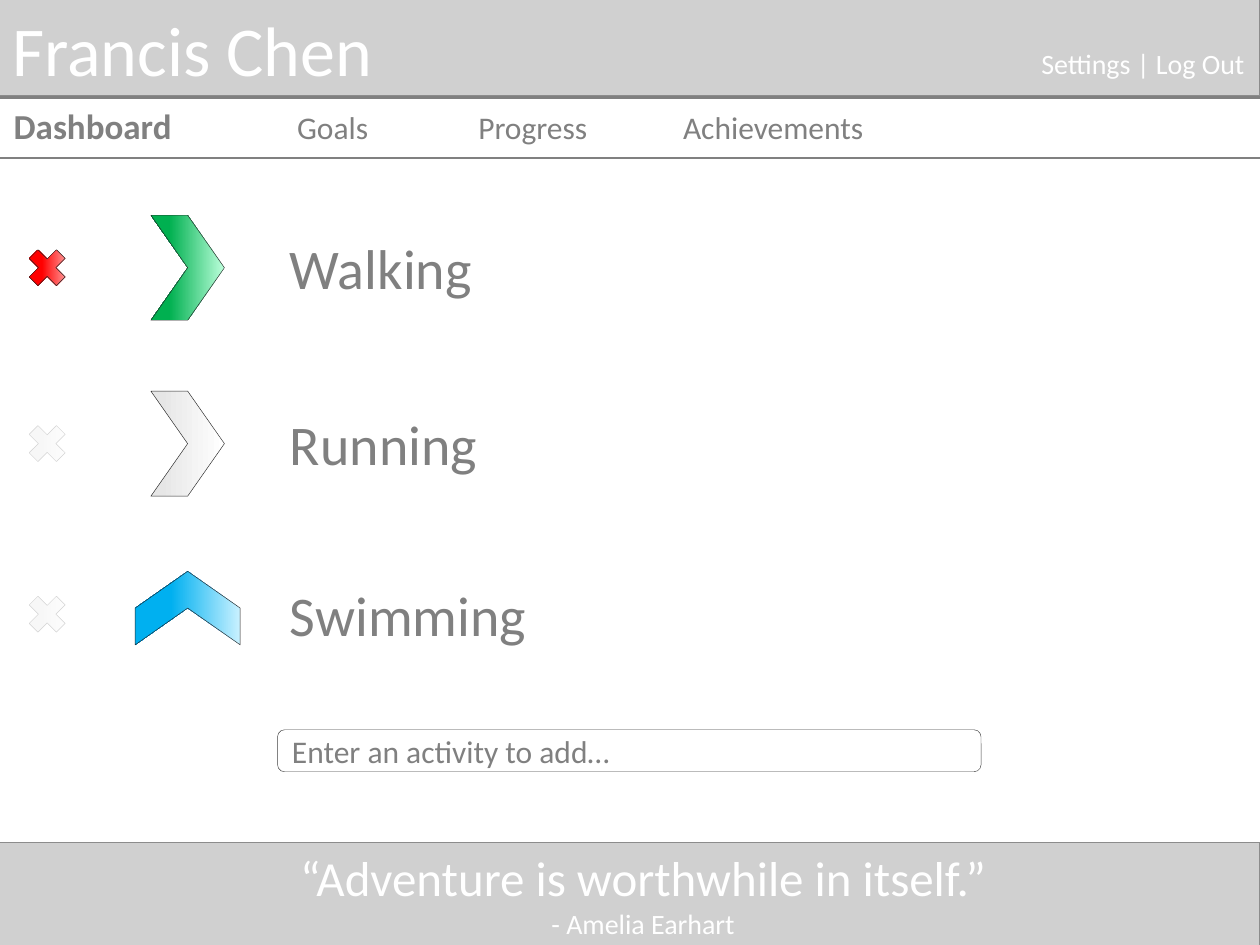
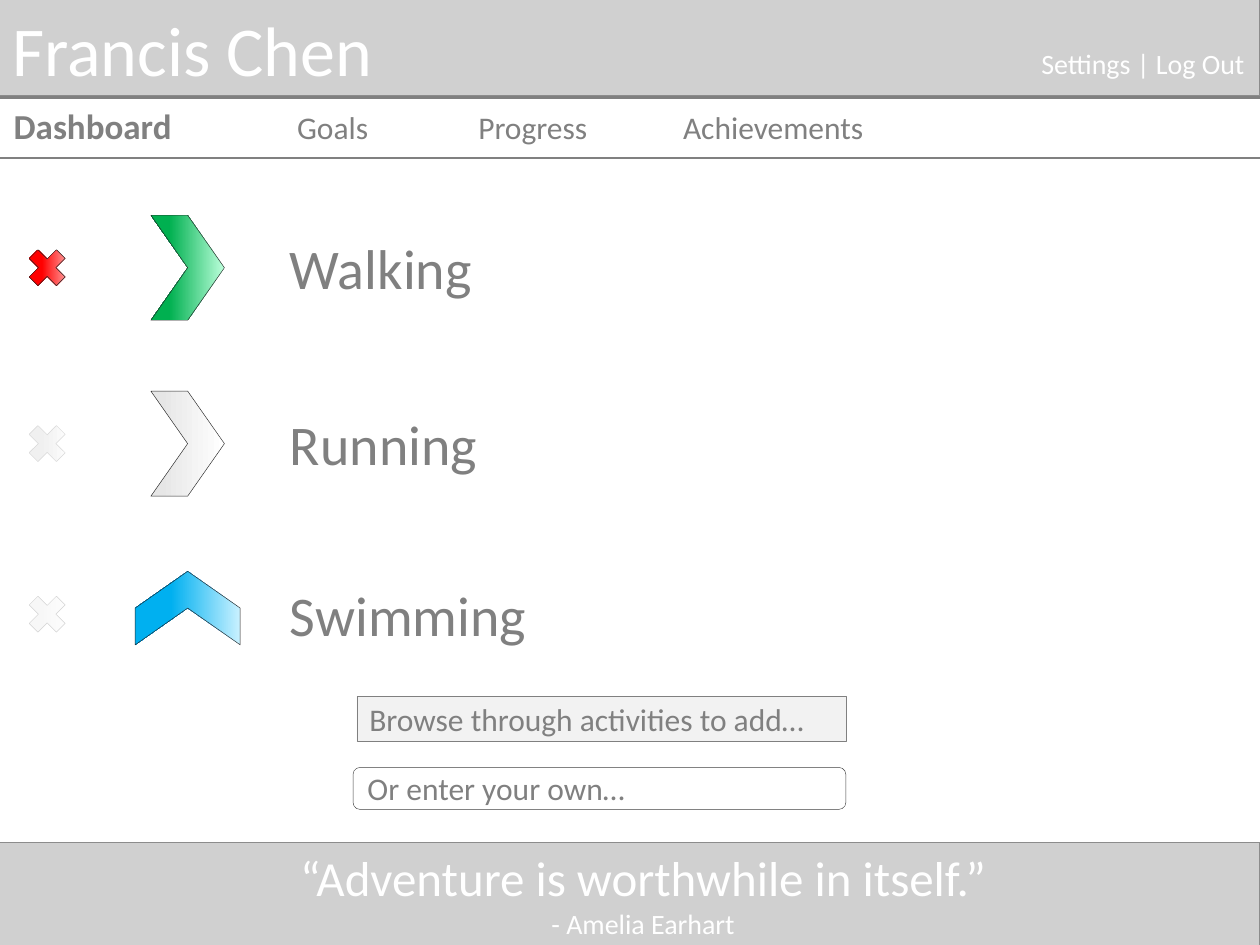
Before and after one commit to fxchen12/AlphaBrosPublic, a slide deck: slide 1 of docs/Mockups/First Draft/Draft Dashboard Mockup.pptx. Drawn at 1260x945 pixels with LibreOffice and Linux fonts; fonts in the diff are those of the drawing; grey boxes stand for pictures. Boxes give left, top, right and bottom in pixels: in the first picture for what was removed or moved away, otherwise in the second. Text is boxed around its words. In the diff, an @@ line names an element or a change of style, - is before the commit and + after.

```diff
--- a/docs/Mockups/First Draft/Draft Dashboard Mockup.pptx
+++ b/docs/Mockups/First Draft/Draft Dashboard Mockup.pptx
@@ rectangle added at <box>357,696,845,741</box>, fill #F2F2F2, outline #808080 0.25 pt, 18 pt, text #808080 @@
+Browse through activities to add…
@@ rounded rectangle "Or enter your own…": place and size @@
-rounded rectangle "Or enter your own…" at <box>277,730,980,771</box>
+rounded rectangle "Or enter your own…" at <box>353,767,845,809</box>
@@ text in rounded rectangle at <box>367,779,624,805</box>: text changed @@
-Enter an activity to add…
+Or enter your own…
```
Also in this commit, not shown: 2 other files.
